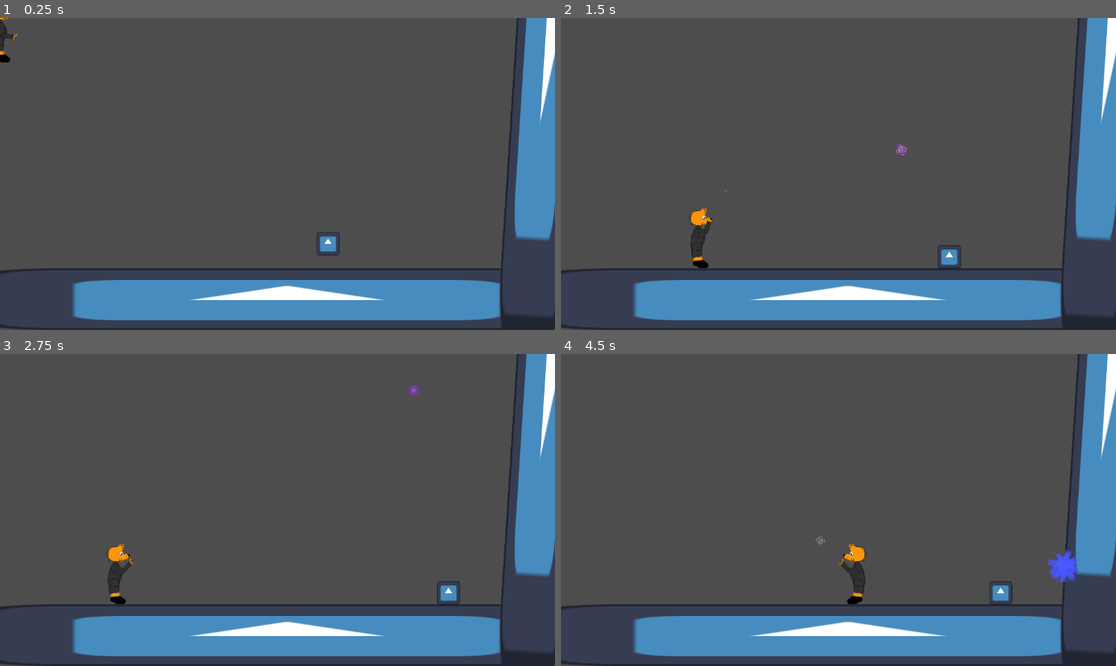
Above: before the commit, frames 1-4 (two rows, left to right).
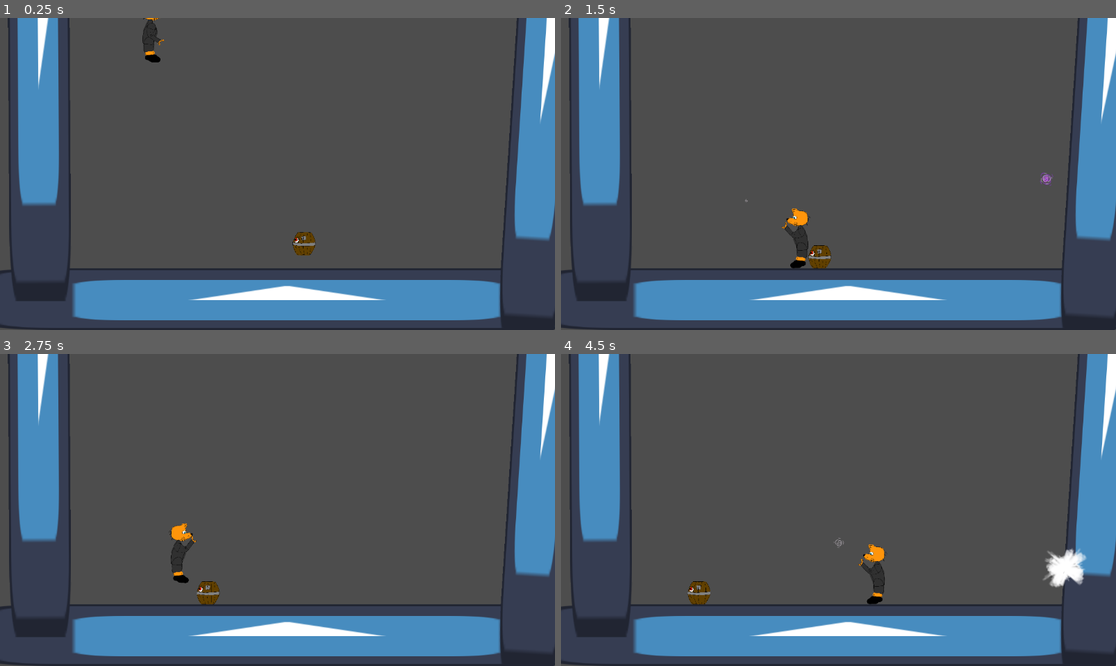
Above: after the commit, the same moments.

Repository: DrOtter3000/foxy-mc-foxmage
Game: Godot game, scene res://Levels/level_template.tscn
Two runs of this game, one before a commit and one after it. Both use one fixed random seed, a clock stepped at 60 frames per second and the inputs below. The engine's default icon, where the game draws it, is replaced by a stand-in: a white triangle on a blue panel in a dark square.
Inputs (mouse positions are in pixels of both pictures, inside the frame that each line leads up to):
- Up to frame 1 (0.25 s): no input
- Up to frame 2 (1.5 s): move the mouse to (960, 158) at 0.52 s; hold D (right) from 0.53 s (still down); click (960, 158) at 0.6 s; tap Space (jump) at 0.77 s; move the mouse to (727, 189) at 1.27 s; click (727, 189) at 1.35 s
- Up to frame 3 (2.75 s): tap Space (jump) at 1.52 s; move the mouse to (333, 441) at 2.02 s; release D (right) at 2.03 s; hold A (left) from 2.03 s (still down); click (333, 441) at 2.1 s
- Up to frame 4 (4.5 s): move the mouse to (810, 572) at 2.77 s; release A (left) at 2.78 s; hold D (right) 2.78-4.28 s; click (810, 572) at 2.85 s; tap Space (jump) at 3.02, 3.77 s; move the mouse to (1005, 556) at 3.52 s; click (1005, 556) at 3.6 s; move the mouse to (672, 463) at 4.27 s; hold A (left) from 4.28 s (still down); click (672, 463) at 4.35 s

The runs differ from the first frame. In frame 1, 6.6% of the frame differs, in the area x 0-62%, y 0-91%; in frame 2, 7.2%; in frame 3, 7.2%; in frame 4, 7.8%, in the area x 1-95%, y 0-91%.

Commit message:
make enemy flip sprite

Diff:
--- a/Characters/Enemies/enemy_template.gd
+++ b/Characters/Enemies/enemy_template.gd
@@ -3,15 +3,18 @@
 
 @export var health := 2.0
 @export var speed := 100
-@export var direction := 1 # 1 == left, -1 == right
+@export var dir := -1 # 1 == left, -1 == right
+@onready var sprite: Sprite2D = $Sprite2D
 
+func _ready() -> void:
+	print(dir)
 
 func _physics_process(delta: float) -> void:
 	# Add the gravity.
 	if not is_on_floor():
 		velocity += get_gravity() * delta
 
-	velocity.x = speed * direction
+	velocity.x = speed * dir
 	move_and_slide()
 
 func take_damage(damage) -> void:
@@ -23,4 +26,5 @@
 	queue_free()
 
 func switch_direction(_body) -> void:
-	direction *= -1
+	dir *= -1
+	sprite.scale.x *= -1
--- a/Characters/Enemies/enemy_template.tscn
+++ b/Characters/Enemies/enemy_template.tscn
@@ -1,7 +1,7 @@
 [gd_scene load_steps=5 format=3 uid="uid://cf1vudwgc0wv1"]
 
 [ext_resource type="Script" uid="uid://denpcay1cjfxn" path="res://Characters/Enemies/enemy_template.gd" id="1_5k28g"]
-[ext_resource type="Texture2D" uid="uid://njejxl5ep2g4" path="res://icon.svg" id="1_fq41u"]
+[ext_resource type="Texture2D" uid="uid://dwgpgds7qni0i" path="res://Assets/Barrel/Barrel.png" id="2_5k28g"]
 
 [sub_resource type="RectangleShape2D" id="RectangleShape2D_5k28g"]
 size = Vector2(48, 48)
@@ -13,15 +13,16 @@
 collision_layer = 4
 collision_mask = 7
 script = ExtResource("1_5k28g")
+direction = 1
+
+[node name="Sprite2D" type="Sprite2D" parent="."]
+position = Vector2(0, -24)
+scale = Vector2(0.09374999, 0.09375)
+texture = ExtResource("2_5k28g")
 
 [node name="CollisionShape2D" type="CollisionShape2D" parent="."]
 position = Vector2(0, -24)
 shape = SubResource("RectangleShape2D_5k28g")
-
-[node name="Sprite2D" type="Sprite2D" parent="."]
-position = Vector2(-4.7683716e-07, -24.000004)
-scale = Vector2(0.37499997, 0.37499997)
-texture = ExtResource("1_fq41u")
 
 [node name="WallDetector" type="Area2D" parent="."]
 collision_layer = 0
--- a/Levels/level_template.tscn
+++ b/Levels/level_template.tscn
@@ -32,7 +32,20 @@
 position = Vector2(-0.39751053, 0)
 shape = SubResource("RectangleShape2D_sjjkl")
 
+[node name="Sprite2D3" type="Sprite2D" parent="."]
+position = Vector2(80, -56.000008)
+rotation = 1.5641986
+scale = Vector2(10.0625, 1)
+texture = ExtResource("1_s7a6p")
+
+[node name="StaticBody2D" type="StaticBody2D" parent="Sprite2D3"]
+
+[node name="CollisionShape2D" type="CollisionShape2D" parent="Sprite2D3/StaticBody2D"]
+position = Vector2(-0.39751053, 0)
+shape = SubResource("RectangleShape2D_sjjkl")
+
 [node name="Player" parent="." instance=ExtResource("2_nsw7g")]
+position = Vector2(312, 0)
 
 [node name="Enemy" parent="." instance=ExtResource("3_nsw7g")]
 position = Vector2(656, 464)
Binary file added: Assets/Barrel/Barrel.png
Not shown, added: Assets/Barrel/Barrel.png.import
